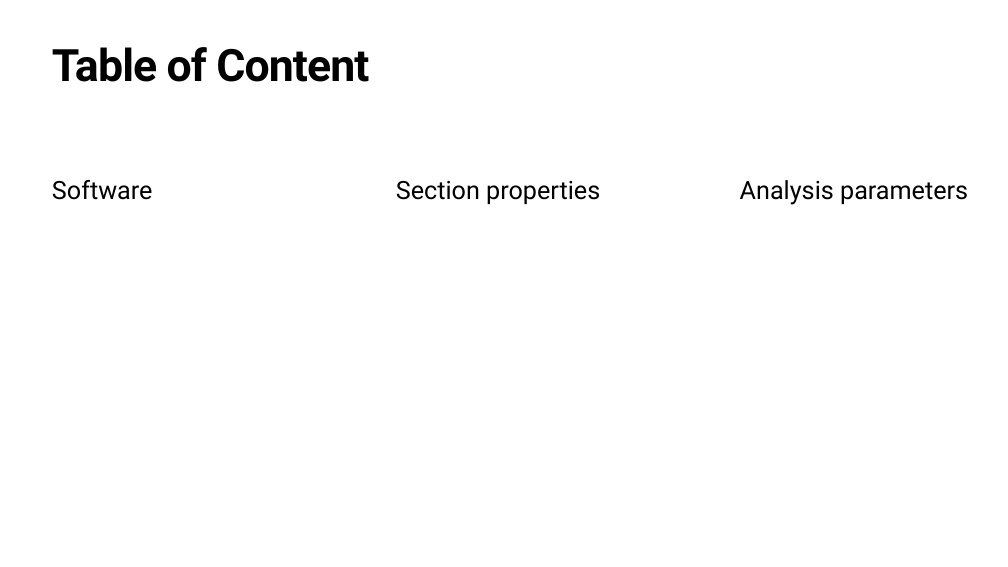
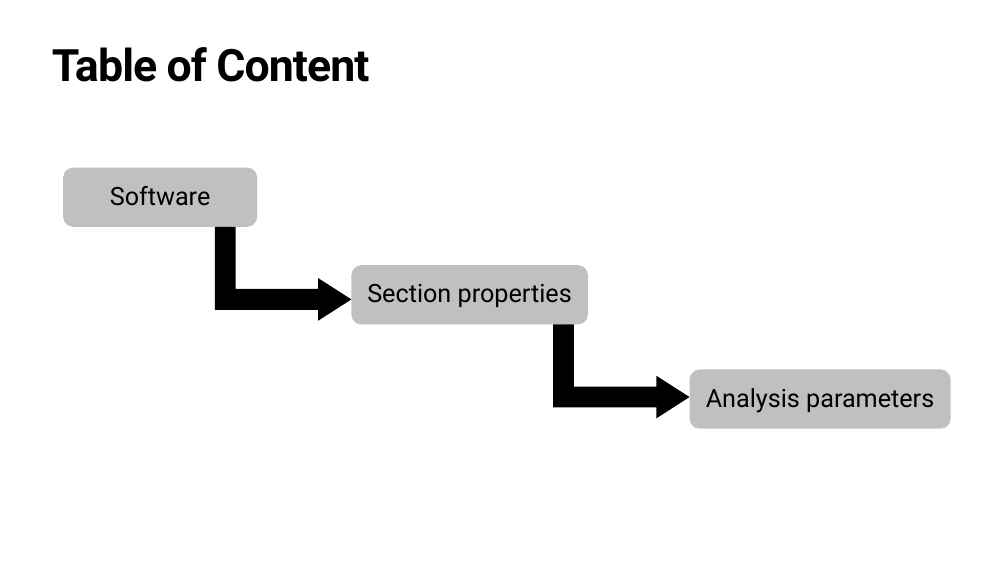
Before and after one commit to brian0707/RC, a slide deck: slide 2 of HW1/Report1.pptx. Drawn at 1008x567 pixels with LibreOffice and Linux fonts; fonts in the diff are those of the drawing. Boxes give left, top, right and bottom in pixels: in the first picture for what was removed or moved away, otherwise in the second. Text is boxed around its words. In the diff, an @@ line names an element or a change of style, - is before the commit and + after.

```diff
--- a/HW1/Report1.pptx
+++ b/HW1/Report1.pptx
@@ alignment left to centre; vertical alignment top to middle in 3 elements at (706,388,934,413), (367,284,572,307), (110,186,211,206) @@
@@ rounded rectangle added at (63,167,257,227), fill #C0C0C0 @@
@@ bent up arrow added at (215,227,351,321), fill #000000 @@
@@ rounded rectangle added at (351,265,588,325), fill #C0C0C0 @@
@@ text "Section properties": place and size @@
-text "Section properties" at (396,181,600,204)
+text "Section properties" at (367,284,572,307)
@@ bent up arrow added at (553,324,689,418), fill #000000 @@
@@ rounded rectangle added at (689,369,951,429), fill #C0C0C0 @@
@@ text "Analysis parameters": place and size @@
-text "Analysis parameters" at (740,180,968,205)
+text "Analysis parameters" at (706,388,934,413)
```
Also in this commit, not shown: 2 other slides changed, 26 other files.
